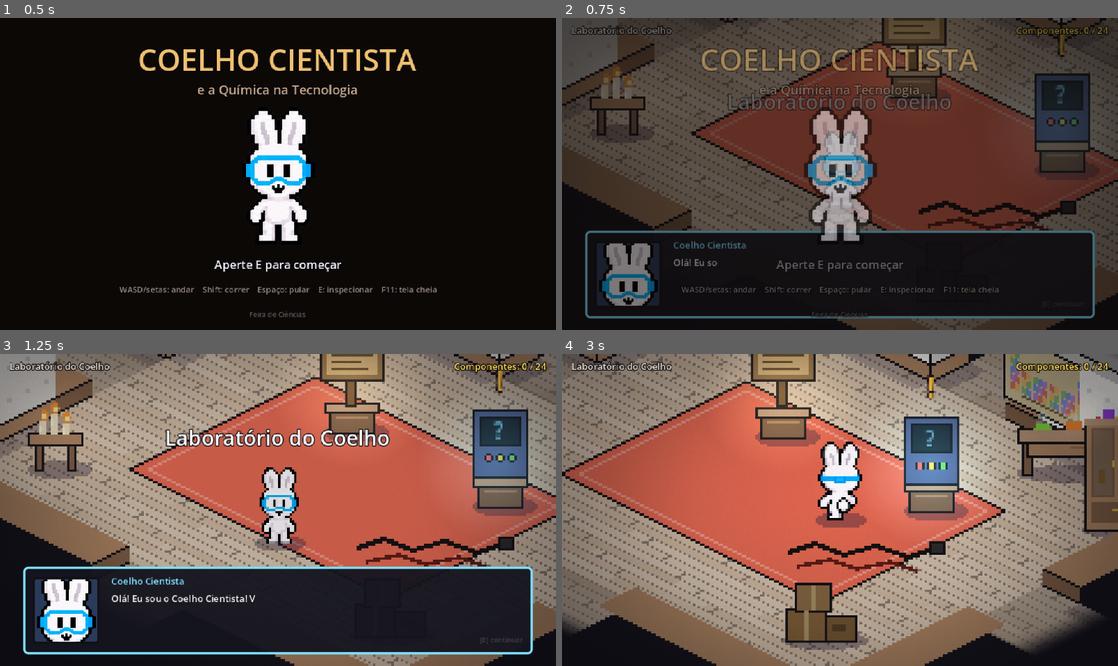
Above: before the commit, frames 1-4 (two rows, left to right).
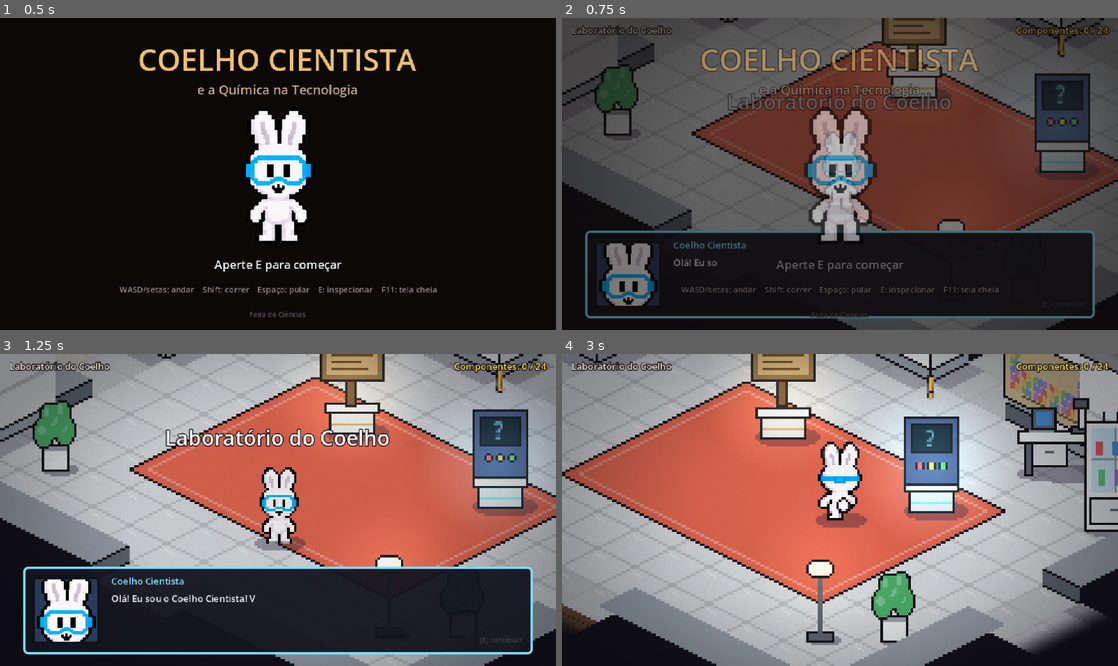
Above: after the commit, the same moments.

Repository: mgprimeatrain/sereia-verdinha
Game: Godot game, scene res://main.tscn
Same seed, same stepped clock (60 frames per second), same inputs: the game is played once before the commit and once after it.
Inputs:
- Up to frame 1 (0.5 s): no input
- Up to frame 2 (0.75 s): tap E (interagir) at 0.5 s; hold D (direita) from 0.53 s (still down); hold Shift (correr) from 0.53 s (still down)
- Up to frame 3 (1.25 s): keep holding D (direita); keep holding Shift (correr); tap Space (pular) at 0.77 s
- Up to frame 4 (3 s): tap Space (pular) at 1.25, 1.52 s; release D (direita) at 1.28 s; release Shift (correr) at 1.28 s; hold S (baixo) 1.28-2.03 s; tap E (interagir) at 1.35 s; tap Enter at 2, 2.1 s; hold D (direita) 2.03-2.78 s; hold W (cima) from 2.78 s (still down); tap Keypad Enter at 2.85 s

Frame 1 is identical in both runs. In frame 2, 19% of the frame differs, in the area x 0-100%, y 0-100%; in frame 3, 38%; in frame 4, 60%.

Commit message:
Museu antigo e sombrio, resto do prédio moderno
- Museu: chão de madeira, papel de parede escuro, velas e bem escuro
- Outras salas: piso de azulejo claro, paredes lisas, pedestais brancos
- Móveis modernos: estante de metal, bancada branca com microscópio,
  armário de vidro, luminária, plantas, rack de servidor, lousa branca,
  telas na parede, janelas grandes e lixeiras de reciclagem

Co-Authored-By: Claude Opus 5.5 <noreply@anthropic.com>
Claude-Session: https://claude.ai/code/session_015bSENdJaF3JsvtFufaw19b

Diff:
--- a/jogo-feira/scripts/dados.gd
+++ b/jogo-feira/scripts/dados.gd
@@ -1,6 +1,10 @@
 class_name Dados
 extends RefCounted
 ## Todo o conteúdo do jogo fica aqui: o mapa, as salas e os componentes.
+##
+## Salas com "antigo": true têm chão de madeira, papel de parede e móveis antigos
+## (o Museu); as outras são modernas, com piso claro. "escuro" (0 a 1) diz o quanto
+## a sala fica no escuro (só as luzes iluminam).
 ##
 ## O mapa é uma grade de células (cada célula é um quadradinho do chão).
 ## As posições abaixo são em células: Vector2i(coluna, linha).
@@ -18,37 +22,38 @@
 	"laboratorio": {
 		"fala": "Olá! Eu sou o Coelho Cientista! Vamos descobrir de que são feitos os celulares e computadores que a gente usa todo dia. Visite as salas, inspecione os objetos com E e, no fim, faça o quiz no terminal aqui do laboratório!",
 		"nome": "Laboratório do Coelho", "area": Rect2i(14, 14, 12, 10),
-		"papel": Color("f2efe9"), "madeira": Color("cdb8a2"), "tapete": Color("e0664f"),
+		"papel": Color("eef0f2"), "madeira": Color("d6d9dd"), "tapete": Color("e0664f"),
 	},
 	"energia": {
 		"fala": "Aqui é a sala da energia! O lítio trocou as baterias grandes e pesadas por baterias leves e que duram muito.",
 		"nome": "Sala da Energia", "area": Rect2i(2, 14, 10, 10),
-		"papel": Color("f4ecc8"), "madeira": Color("c8b49e"), "tapete": Color("f0a830"),
+		"papel": Color("f6f0dc"), "madeira": Color("d8d6cf"), "tapete": Color("f0a830"),
 	},
 	"telas": {
 		"fala": "Materiais especiais deixaram as telas melhores, mais finas e muito mais resistentes. Vamos ver como elas funcionam!",
 		"nome": "Sala das Telas", "area": Rect2i(28, 14, 10, 10),
-		"papel": Color("e4def2"), "madeira": Color("c4b4a6"), "tapete": Color("9c6fd6"),
+		"papel": Color("ebe6f4"), "madeira": Color("d6d4dc"), "tapete": Color("9c6fd6"),
 	},
 	"processamento": {
 		"fala": "O silício é o \"cérebro\" dos chips: ele substituiu peças lentas e deixou os aparelhos rápidos e pequenos!",
 		"nome": "Sala do Processamento", "area": Rect2i(15, 2, 10, 10),
-		"papel": Color("d8f0e2"), "madeira": Color("c6b8a4"), "tapete": Color("4fbf7f"),
+		"papel": Color("e2f2e8"), "madeira": Color("d2d8d4"), "tapete": Color("4fbf7f"),
 	},
 	"museu": {
 		"fala": "No começo, os aparelhos usavam muito ferro, vidro grosso e plástico comum. Eram pesados, grandes e lentos! Olha só como era antigamente.",
 		"nome": "Museu da Tecnologia", "area": Rect2i(12, 26, 16, 8),
-		"papel": Color("f2dcd4"), "madeira": Color("bca690"), "tapete": Color("c8463c"),
+		"papel": Color("5a2a24"), "madeira": Color("6a4428"), "tapete": Color("6a1a18"),
+		"antigo": true, "escuro": 0.72,
 	},
 	"materiais": {
 		"nome": "Sala dos Materiais", "area": Rect2i(27, 2, 10, 10),
 		"fala": "A química transforma matérias-primas em peças de tecnologia. Cada material desta sala resolveu um problema dos aparelhos antigos!",
-		"papel": Color("f2e4d8"), "madeira": Color("c4b4a0"), "tapete": Color("d08a3a"),
+		"papel": Color("f4ebe4"), "madeira": Color("dcd6d0"), "tapete": Color("d08a3a"),
 	},
 	"lixo": {
 		"fala": "Fabricar um aparelho começa com a extração de minerais, e isso pode prejudicar a natureza. Por isso a reciclagem é tão importante: ela recupera os materiais para usar de novo!",
 		"nome": "Ferro-Velho Eletrônico", "area": Rect2i(29, 26, 10, 8),
-		"papel": Color("dcdcd8"), "madeira": Color("b0aca4"), "tapete": Color(0, 0, 0, 0),
+		"papel": Color("e4e6e0"), "madeira": Color("c4c6c0"), "tapete": Color(0, 0, 0, 0),
 	},
 }
 
@@ -75,38 +80,41 @@
 	["pilha_volta", Vector2i(14, 28)], ["valvula", Vector2i(17, 31)], ["tv_tubo", Vector2i(23, 31)], ["disquete", Vector2i(26, 28)],
 ]
 
-## Decoração. No chão: estante, bancada, armario, caixas, mesa_vela, lampiao,
-## cabos, barril, sucata. Na parede (use a célula da parede): quadro, janela, tabela.
+## Decoração.
+## Antigos (Museu): estante, bancada, armario, mesa_vela, lampiao; na parede: quadro, janela.
+## Modernos: estante_metal, bancada_moderna, armario_branco, luminaria, planta,
+## servidor, lixeiras; na parede: lousa, tela_parede, janela_moderna.
+## Em qualquer sala: caixas, cabos, barril, sucata; na parede: tabela.
 const MOVEIS := [
 	# laboratório
-	["estante", Vector2i(14, 14)], ["bancada", Vector2i(23, 14)], ["armario", Vector2i(25, 15)],
-	["mesa_vela", Vector2i(15, 22)], ["caixas", Vector2i(24, 22)], ["cabos", Vector2i(22, 19)],
-	["quadro", Vector2i(16, 13)], ["tabela", Vector2i(22, 13)], ["janela", Vector2i(13, 16)],
+	["estante_metal", Vector2i(14, 14)], ["bancada_moderna", Vector2i(23, 14)], ["armario_branco", Vector2i(25, 15)],
+	["planta", Vector2i(15, 22)], ["luminaria", Vector2i(24, 22)], ["planta", Vector2i(25, 21)],
+	["lousa", Vector2i(16, 13)], ["tabela", Vector2i(22, 13)], ["janela_moderna", Vector2i(13, 16)],
 	# energia
-	["estante", Vector2i(2, 14)], ["bancada", Vector2i(6, 14)], ["lampiao", Vector2i(10, 14)],
-	["mesa_vela", Vector2i(3, 22)], ["caixas", Vector2i(10, 22)], ["cabos", Vector2i(6, 18)],
-	["janela", Vector2i(4, 13)], ["tabela", Vector2i(8, 13)], ["quadro", Vector2i(1, 19)],
+	["estante_metal", Vector2i(2, 14)], ["bancada_moderna", Vector2i(6, 14)], ["luminaria", Vector2i(10, 14)],
+	["planta", Vector2i(3, 22)], ["caixas", Vector2i(10, 22)], ["cabos", Vector2i(6, 18)],
+	["janela_moderna", Vector2i(4, 13)], ["tabela", Vector2i(8, 13)], ["tela_parede", Vector2i(1, 19)],
 	# telas
-	["estante", Vector2i(28, 14)], ["armario", Vector2i(33, 14)], ["bancada", Vector2i(36, 14)],
-	["caixas", Vector2i(37, 22)], ["lampiao", Vector2i(36, 20)], ["cabos", Vector2i(34, 19)],
-	["quadro", Vector2i(30, 13)], ["janela", Vector2i(27, 16)],
+	["estante_metal", Vector2i(28, 14)], ["armario_branco", Vector2i(33, 14)], ["bancada_moderna", Vector2i(36, 14)],
+	["caixas", Vector2i(37, 22)], ["luminaria", Vector2i(36, 20)], ["planta", Vector2i(28, 22)],
+	["tela_parede", Vector2i(30, 13)], ["janela_moderna", Vector2i(27, 16)],
 	# processamento
-	["bancada", Vector2i(16, 2)], ["estante", Vector2i(20, 2)], ["bancada", Vector2i(23, 2)],
-	["caixas", Vector2i(23, 10)], ["mesa_vela", Vector2i(15, 10)], ["cabos", Vector2i(21, 8)],
-	["tabela", Vector2i(18, 1)], ["quadro", Vector2i(22, 1)], ["janela", Vector2i(14, 6)],
+	["bancada_moderna", Vector2i(16, 2)], ["servidor", Vector2i(20, 2)], ["servidor", Vector2i(21, 2)], ["bancada_moderna", Vector2i(23, 2)],
+	["caixas", Vector2i(23, 10)], ["planta", Vector2i(15, 10)], ["cabos", Vector2i(21, 8)],
+	["tabela", Vector2i(18, 1)], ["tela_parede", Vector2i(22, 1)], ["janela_moderna", Vector2i(14, 6)],
 	# museu
 	["estante", Vector2i(12, 26)], ["armario", Vector2i(16, 26)], ["armario", Vector2i(23, 26)],
 	["estante", Vector2i(27, 26)], ["mesa_vela", Vector2i(20, 30)], ["lampiao", Vector2i(12, 32)],
-	["caixas", Vector2i(27, 32)], ["quadro", Vector2i(14, 25)], ["janela", Vector2i(24, 25)],
+	["mesa_vela", Vector2i(27, 32)], ["mesa_vela", Vector2i(12, 29)], ["quadro", Vector2i(14, 25)], ["janela", Vector2i(24, 25)],
 	["tabela", Vector2i(11, 29)],
 	# materiais
-	["estante", Vector2i(27, 2)], ["bancada", Vector2i(31, 2)], ["armario", Vector2i(36, 3)],
-	["mesa_vela", Vector2i(36, 10)], ["caixas", Vector2i(28, 11)], ["cabos", Vector2i(31, 10)],
-	["tabela", Vector2i(29, 1)], ["quadro", Vector2i(34, 1)],
+	["estante_metal", Vector2i(27, 2)], ["bancada_moderna", Vector2i(31, 2)], ["armario_branco", Vector2i(36, 3)],
+	["planta", Vector2i(36, 10)], ["caixas", Vector2i(28, 11)], ["luminaria", Vector2i(31, 11)],
+	["tabela", Vector2i(29, 1)], ["lousa", Vector2i(34, 1)],
 	# lixo eletrônico
-	["barril", Vector2i(29, 26)], ["sucata", Vector2i(35, 26)], ["lampiao", Vector2i(31, 26)],
+	["barril", Vector2i(29, 26)], ["sucata", Vector2i(35, 26)], ["luminaria", Vector2i(31, 26)], ["lixeiras", Vector2i(29, 30)],
 	["sucata", Vector2i(38, 30)], ["barril", Vector2i(38, 33)], ["barril", Vector2i(37, 33)],
-	["caixas", Vector2i(29, 32)], ["cabos", Vector2i(34, 29)], ["janela", Vector2i(37, 25)],
+	["caixas", Vector2i(29, 32)], ["cabos", Vector2i(34, 29)], ["janela_moderna", Vector2i(37, 25)],
 ]
 
 ## "forma" escolhe o desenho provisório (veja desenhos.gd).
--- a/jogo-feira/scripts/desenhos.gd
+++ b/jogo-feira/scripts/desenhos.gd
@@ -484,6 +484,7 @@
 	match tipo:
 		"mesa_vela": return Vector3(-20, 75, 0.95)
 		"lampiao": return Vector3(-18, 70, 0.9)
+		"luminaria": return Vector3(-30, 60, 0.5)
 		"bancada": return Vector3(-24, 32, 0.35)
 	return Vector3.ZERO
 
@@ -508,6 +509,16 @@
 		"quadro": _quadro(ci)
 		"janela": _janela(ci)
 		"tabela": _tabela(ci)
+		"estante_metal": _estante_metal(ci)
+		"bancada_moderna": _bancada_moderna(ci, t)
+		"armario_branco": _armario_branco(ci)
+		"luminaria": _luminaria(ci)
+		"planta": _planta(ci)
+		"servidor": _servidor(ci, t)
+		"lixeiras": _lixeiras(ci)
+		"lousa": _lousa(ci)
+		"tela_parede": _tela_parede(ci, t)
+		"janela_moderna": _janela_moderna(ci)
 
 
 static func _estante(ci: CanvasItem) -> void:
@@ -682,3 +693,142 @@
 				continue
 			ci.draw_rect(Rect2(-22 + col * 2.4, -31 + lin * 3.5, 2, 3), cores[(col + lin) % cores.size()])
 	ci.draw_rect(Rect2(-17, -10, 26, 1), Color("6a5a3a"))
+
+
+# ---------------------------------------------------------------- móveis modernos
+
+const BRANCO := Color("eef1f4")
+const METAL := Color("9aa2ac")
+const METAL_ESCURO := Color("5e6670")
+
+
+static func _estante_metal(ci: CanvasItem) -> void:
+	elipse(ci, Vector2(2, 0), 22, 4, SOMBRA)
+	caixa(ci, Rect2(-18, -50, 2, 50), METAL)
+	caixa(ci, Rect2(16, -50, 2, 50), METAL)
+	var cores := [Color("4a90d9"), Color("f0a830"), Color("5ac87a"), Color("e05a5a"), BRANCO, Color("9c6fd6")]
+	for prateleira in 3:
+		var y := -48 + prateleira * 16
+		caixa(ci, Rect2(-16, y + 13, 32, 2), METAL)
+		# caixas organizadoras coloridas
+		caixa(ci, Rect2(-14, y + 4, 12, 9), cores[(prateleira * 2) % cores.size()])
+		caixa(ci, Rect2(1, y + 6, 13, 7), cores[(prateleira * 2 + 1) % cores.size()])
+		ci.draw_rect(Rect2(-10, y + 7, 4, 1), Color(1, 1, 1, 0.6))
+		ci.draw_rect(Rect2(5, y + 8, 5, 1), Color(1, 1, 1, 0.6))
+
+
+static func _bancada_moderna(ci: CanvasItem, t: float) -> void:
+	elipse(ci, Vector2(2, 0), 30, 4, SOMBRA)
+	caixa(ci, Rect2(-23, -14, 2, 14), METAL_ESCURO)
+	caixa(ci, Rect2(21, -14, 2, 14), METAL_ESCURO)
+	caixa(ci, Rect2(-20, -14, 14, 10), BRANCO.darkened(0.08))
+	ci.draw_rect(Rect2(-15, -10, 4, 1), METAL_ESCURO)
+	caixa(ci, Rect2(-26, -18, 52, 4), BRANCO)
+	# notebook
+	ci.draw_colored_polygon(PackedVector2Array([Vector2(-22, -18), Vector2(-10, -18), Vector2(-12, -20), Vector2(-20, -20)]), METAL)
+	caixa(ci, Rect2(-20, -28, 9, 8), METAL_ESCURO)
+	ci.draw_rect(Rect2(-19, -27, 7, 6), Color("4a90d9"))
+	# microscópio
+	caixa(ci, Rect2(-3, -20, 7, 2), METAL_ESCURO)
+	caixa(ci, Rect2(0, -30, 2, 10), BRANCO)
+	caixa(ci, Rect2(-2, -32, 5, 3), METAL_ESCURO)
+	# béquer com líquido verde borbulhando
+	ci.draw_rect(Rect2(10, -27, 7, 9), Color(0.85, 0.95, 1.0, 0.5))
+	ci.draw_rect(Rect2(10, -23, 7, 5), Color("5ac87a"))
+	ci.draw_rect(Rect2(10, -27, 1, 9), CONTORNO)
+	ci.draw_rect(Rect2(16, -27, 1, 9), CONTORNO)
+	var b := fmod(t * 5.0, 5.0)
+	elipse(ci, Vector2(13, -23 - b), 0.7, 0.7, Color(0.9, 1, 0.9, 1.0 - b / 5.0))
+
+
+static func _armario_branco(ci: CanvasItem) -> void:
+	elipse(ci, Vector2(2, 0), 16, 4, SOMBRA)
+	caixa(ci, Rect2(-13, -46, 26, 46), BRANCO)
+	ci.draw_rect(Rect2(-11, -44, 10, 28), Color(0.7, 0.85, 0.95, 0.6))
+	ci.draw_rect(Rect2(1, -44, 10, 28), Color(0.7, 0.85, 0.95, 0.6))
+	ci.draw_line(Vector2(0, -44), Vector2(0, -16), METAL)
+	for i in 3:
+		ci.draw_rect(Rect2(-9 + i * 7, -38, 3, 6), [Color("e05a5a"), Color("4a90d9"), Color("f0a830")][i])
+		ci.draw_rect(Rect2(-8 + i * 7, -26, 3, 7), [Color("5ac87a"), Color("9c6fd6"), BRANCO][i])
+	ci.draw_line(Vector2(-11, -30), Vector2(11, -30), METAL)
+	caixa(ci, Rect2(-11, -13, 22, 10), BRANCO.darkened(0.06))
+	ci.draw_rect(Rect2(-3, -9, 6, 1), METAL_ESCURO)
+
+
+static func _luminaria(ci: CanvasItem) -> void:
+	elipse(ci, Vector2(2, 0), 7, 2.5, SOMBRA)
+	caixa(ci, Rect2(-5, -3, 10, 3), METAL_ESCURO)
+	ci.draw_rect(Rect2(-0.5, -28, 1.5, 25), METAL_ESCURO)
+	elipse(ci, Vector2(0, -31), 6.5, 4.5, CONTORNO)
+	elipse(ci, Vector2(0, -31), 5.5, 3.5, Color("fff6e0"))
+	elipse(ci, Vector2(-1, -32), 2.5, 1.5, Color.WHITE)
+
+
+static func _planta(ci: CanvasItem) -> void:
+	elipse(ci, Vector2(2, 0), 8, 3, SOMBRA)
+	caixa(ci, Rect2(-5, -10, 10, 10), BRANCO)
+	ci.draw_rect(Rect2(-5, -10, 10, 2), METAL)
+	var folha := Color("4caf6a")
+	for f in [[Vector2(-5, -16), 4.0, 6.0], [Vector2(4, -17), 4.0, 6.0], [Vector2(0, -21), 4.5, 7.0], [Vector2(-3, -24), 3.0, 4.5], [Vector2(3, -25), 3.0, 4.5]]:
+		elipse(ci, f[0], f[1] + 1, f[2] + 1, CONTORNO)
+	for f in [[Vector2(-5, -16), 4.0, 6.0], [Vector2(4, -17), 4.0, 6.0], [Vector2(0, -21), 4.5, 7.0], [Vector2(-3, -24), 3.0, 4.5], [Vector2(3, -25), 3.0, 4.5]]:
+		elipse(ci, f[0], f[1], f[2], folha)
+		elipse(ci, f[0] + Vector2(-1, -1), f[1] * 0.4, f[2] * 0.4, folha.lightened(0.25))
+
+
+static func _servidor(ci: CanvasItem, t: float) -> void:
+	elipse(ci, Vector2(2, 0), 12, 4, SOMBRA)
+	caixa(ci, Rect2(-9, -46, 18, 46), Color("2a2e36"))
+	for i in 8:
+		var y := -43 + i * 5
+		ci.draw_rect(Rect2(-7, y, 14, 4), Color("3a404a"))
+		var pisca := fmod(t * (2.0 + i * 0.7) + i, 2.0) < 1.2
+		ci.draw_rect(Rect2(3, y + 1, 1, 1), Color("5aff8a") if pisca else Color("2a5a3a"))
+		ci.draw_rect(Rect2(5, y + 1, 1, 1), Color("4ad0ff") if (i + int(t * 3.0)) % 3 == 0 else Color("2a3a5a"))
+		ci.draw_rect(Rect2(-6, y + 1, 6, 1), Color("1e2228"))
+
+
+static func _lixeiras(ci: CanvasItem) -> void:
+	elipse(ci, Vector2(2, 0), 26, 4, SOMBRA)
+	# cores da reciclagem: azul papel, vermelho plástico, verde vidro, amarelo metal
+	var cores := [Color("3a7ad9"), Color("e04a3a"), Color("3aa85a"), Color("f0c030")]
+	for i in 4:
+		var x := -22 + i * 11
+		caixa(ci, Rect2(x, -16, 10, 16), cores[i])
+		caixa(ci, Rect2(x - 1, -18, 12, 3), cores[i].darkened(0.2))
+		ci.draw_rect(Rect2(x + 3, -11, 4, 4), Color(1, 1, 1, 0.7))
+
+
+static func _lousa(ci: CanvasItem) -> void:
+	caixa(ci, Rect2(-24, -34, 48, 28), METAL)
+	ci.draw_rect(Rect2(-22, -32, 44, 24), Color("fafcff"))
+	var fonte := ThemeDB.fallback_font
+	ci.draw_string(fonte, Vector2(-20, -23), "Si", HORIZONTAL_ALIGNMENT_LEFT, -1, 7, Color("2a6ad9"))
+	ci.draw_string(fonte, Vector2(-8, -23), "Cu", HORIZONTAL_ALIGNMENT_LEFT, -1, 7, Color("d9602a"))
+	ci.draw_string(fonte, Vector2(5, -23), "Li", HORIZONTAL_ALIGNMENT_LEFT, -1, 7, Color("2aa85a"))
+	ci.draw_line(Vector2(-20, -16), Vector2(-4, -16), Color("2a2a30"))
+	ci.draw_line(Vector2(-7, -18), Vector2(-4, -16), Color("2a2a30"))
+	ci.draw_rect(Rect2(2, -18, 14, 5), Color(0.95, 0.75, 0.2, 0.8))
+	ci.draw_rect(Rect2(-22, -8, 44, 2), METAL_ESCURO)
+
+
+static func _tela_parede(ci: CanvasItem, t: float) -> void:
+	caixa(ci, Rect2(-22, -34, 44, 26), Color("1e2228"))
+	ci.draw_rect(Rect2(-20, -32, 40, 22), Color("16304a"))
+	# gráfico subindo
+	var pts := PackedVector2Array()
+	for i in 9:
+		pts.append(Vector2(-18 + i * 4.5, -14 - i * 1.6 - sin(t * 2.0 + i) * 1.5))
+	ci.draw_polyline(pts, Color("5aff8a"), 1.0)
+	for i in 4:
+		ci.draw_rect(Rect2(-18 + i * 5, -30, 3, 2), Color("4ad0ff"))
+
+
+static func _janela_moderna(ci: CanvasItem) -> void:
+	caixa(ci, Rect2(-18, -42, 36, 36), METAL)
+	ci.draw_rect(Rect2(-16, -40, 32, 32), Color("a8d8f0"))
+	ci.draw_rect(Rect2(-16, -16, 32, 8), Color("8ac08a"))
+	elipse(ci, Vector2(8, -32), 4, 4, Color("fff4c0"))
+	ci.draw_rect(Rect2(-1, -40, 2, 32), METAL)
+	ci.draw_line(Vector2(-13, -37), Vector2(-6, -30), Color(1, 1, 1, 0.6))
+	ci.draw_rect(Rect2(-20, -7, 40, 2), BRANCO)
--- a/jogo-feira/scripts/escuridao.gd
+++ b/jogo-feira/scripts/escuridao.gd
@@ -57,8 +57,11 @@
 
 
 ## Só a sala atual fica visível (área em pixels da grade reta do mapa).
-func definir_sala(area: Rect2) -> void:
+## "nivel" é o quanto ela fica no escuro (o Museu é bem escuro, o resto é claro).
+func definir_sala(area: Rect2, nivel := 0.12) -> void:
 	_material.set_shader_parameter("sala", Vector4(area.position.x, area.position.y, area.end.x, area.end.y))
+	_material.set_shader_parameter("escuridao", nivel)
+	_material.set_shader_parameter("tom", Color(0.06, 0.03, 0.02) if nivel > 0.4 else Color(0.08, 0.08, 0.1))
 
 
 ## Adiciona uma luz parada (posição, raio, força).
--- a/jogo-feira/scripts/main.gd
+++ b/jogo-feira/scripts/main.gd
@@ -179,7 +179,7 @@
 	# a sala atual (com as paredes do fundo) fica visível; o resto some no escuro
 	var area: Rect2i = Dados.SALAS[id]["area"]
 	var r := Rect2(Vector2(area.position - Vector2i(3, 3)), Vector2(area.size + Vector2i(4, 4)))
-	mapa.escuridao.definir_sala(Rect2(r.position * Mapa.CELULA, r.size * Mapa.CELULA))
+	mapa.escuridao.definir_sala(Rect2(r.position * Mapa.CELULA, r.size * Mapa.CELULA), Dados.SALAS[id].get("escuro", 0.08))
 	mapa.mostrar_sala(id)
 
 
--- a/jogo-feira/scripts/mapa.gd
+++ b/jogo-feira/scripts/mapa.gd
@@ -59,6 +59,7 @@
 		objeto.logico = centro(item[1])
 		objeto.position = iso(objeto.logico)
 		objeto.sala = chao[item[1]]
+		objeto.antigo = Dados.SALAS[objeto.sala].get("antigo", false)
 		add_child(objeto)
 		objetos.append(objeto)
 		por_sala.append([objeto, objeto.sala])
@@ -126,6 +127,7 @@
 			if dona == "":
 				dona = _sala_vizinha(c)
 			parede.papel = Dados.SALAS[dona]["papel"]
+			parede.antiga = Dados.SALAS[dona].get("antigo", false)
 			por_sala.append([parede, dona])
 			parede.position = iso(centro(c))
 			add_child(parede)
@@ -176,9 +178,20 @@
 func _desenhar_piso() -> void:
 	for c: Vector2i in chao:
 		var id: String = chao[c]
-		var madeira: Color = Dados.SALAS[id if id != "" else "laboratorio"]["madeira"]
+		var dados_sala: Dictionary = Dados.SALAS[id if id != "" else _sala_vizinha(c)]
+		var madeira: Color = dados_sala["madeira"]
 		var x0 := c.x * CELULA
 		var y0 := c.y * CELULA
+		if not dados_sala.get("antigo", false):
+			# piso moderno: azulejos grandes e lisos, com rejunte fininho
+			var piso := madeira.lightened(0.04) if (c.x + c.y) % 2 == 0 else madeira
+			if id == "":
+				piso = piso.darkened(0.08)
+			_quad(Vector2(x0, y0), Vector2(x0 + CELULA, y0), Vector2(x0 + CELULA, y0 + CELULA), Vector2(x0, y0 + CELULA), piso)
+			piso_linha(Vector2(x0, y0), Vector2(x0 + CELULA, y0), madeira.darkened(0.12))
+			piso_linha(Vector2(x0, y0), Vector2(x0, y0 + CELULA), madeira.darkened(0.12))
+			piso_linha(Vector2(x0 + 2, y0 + 3), Vector2(x0 + 6, y0 + 3), Color(1, 1, 1, 0.35))
+			continue
 		# 4 tábuas por célula, que continuam pelas células vizinhas
 		for i in 4:
 			var ty := y0 + i * 4.0
@@ -218,6 +231,10 @@
 		_contorno(r.grow(-4), tapete.lightened(0.3))
 
 
+func piso_linha(a: Vector2, b: Vector2, cor: Color) -> void:
+	piso.draw_line(iso(a), iso(b), cor)
+
+
 func _ruido(a: int, b: int) -> float:
 	return fmod(absf(sin(a * 12.9898 + b * 78.233) * 43758.5453), 1.0)
 
--- a/jogo-feira/scripts/movel.gd
+++ b/jogo-feira/scripts/movel.gd
@@ -3,7 +3,7 @@
 ## Um móvel de decoração (estante, bancada, velas...). O ponto (0, 0) fica na base.
 ## Quadros, janelas e tabelas ficam dentro de uma Parede, inclinados junto com ela.
 
-const ANIMADOS := ["mesa_vela", "lampiao", "bancada", "barril"]
+const ANIMADOS := ["mesa_vela", "lampiao", "bancada", "barril", "bancada_moderna", "servidor", "tela_parede"]
 
 var tipo := ""
 var tempo := 0.0
--- a/jogo-feira/scripts/objeto.gd
+++ b/jogo-feira/scripts/objeto.gd
@@ -13,6 +13,7 @@
 var tempo := 0.0
 var marcador: Node2D
 var sala := ""
+var antigo := false  # no museu o pedestal é de madeira; nas outras salas, branco
 
 
 func configurar(id_objeto: String) -> void:
@@ -44,10 +45,16 @@
 
 func _draw() -> void:
 	Desenhos.elipse(self, Vector2(2, 0), 14, 4.5, Desenhos.SOMBRA)
-	# pedestal de madeira
-	Desenhos.caixa(self, Rect2(-9, -9, 18, 9), Desenhos.MADEIRA_ESCURA)
-	draw_rect(Rect2(-7, -7, 14, 1), Desenhos.MADEIRA)
-	Desenhos.caixa(self, Rect2(-11, -12, 22, 3), Desenhos.MADEIRA.lightened(0.15))
+	if antigo:
+		# pedestal de madeira
+		Desenhos.caixa(self, Rect2(-9, -9, 18, 9), Desenhos.MADEIRA_ESCURA)
+		draw_rect(Rect2(-7, -7, 14, 1), Desenhos.MADEIRA)
+		Desenhos.caixa(self, Rect2(-11, -12, 22, 3), Desenhos.MADEIRA.lightened(0.15))
+	else:
+		# pedestal moderno, branco com faixa colorida
+		Desenhos.caixa(self, Rect2(-9, -9, 18, 9), Desenhos.BRANCO.darkened(0.08))
+		draw_rect(Rect2(-9, -4, 18, 1), cor)
+		Desenhos.caixa(self, Rect2(-11, -12, 22, 3), Desenhos.BRANCO)
 
 	var y := -27.0 + sin(tempo * 2.0) * 1.5
 	if destacado:
--- a/jogo-feira/scripts/parede.gd
+++ b/jogo-feira/scripts/parede.gd
@@ -13,6 +13,7 @@
 var face_sul := true
 var face_leste := true
 var papel := Color("3a2a1e")
+var antiga := false  # museu: papel de parede e rodapé de madeira; senão, parede lisa moderna
 
 
 func _ready() -> void:
@@ -40,7 +41,7 @@
 		_face(d, c, h, papel)
 	if face_leste:
 		_face(c, b, h, papel.darkened(0.12))
-	var topo := papel.darkened(0.35) if alta else Desenhos.MADEIRA
+	var topo := papel.darkened(0.35) if alta else (Desenhos.MADEIRA if antiga else Desenhos.METAL)
 	draw_colored_polygon(PackedVector2Array([a + h, b + h, c + h, d + h]), topo)
 	# contorno preto grosso, como o do coelho
 	if face_sul:
@@ -57,7 +58,15 @@
 func _face(p1: Vector2, p2: Vector2, h: Vector2, cor: Color) -> void:
 	draw_colored_polygon(PackedVector2Array([p1, p2, p2 + h, p1 + h]), cor)
 	if not alta:
-		draw_colored_polygon(PackedVector2Array([p1, p2, p2 + h, p1 + h]), Desenhos.MADEIRA_ESCURA)
+		draw_colored_polygon(PackedVector2Array([p1, p2, p2 + h, p1 + h]), Desenhos.MADEIRA_ESCURA if antiga else Desenhos.METAL_ESCURO)
+		return
+	if not antiga:
+		# parede moderna: lisa, rodapé cinza e uma faixa colorida
+		var rodape_m := Vector2(0, -5)
+		draw_colored_polygon(PackedVector2Array([p1, p2, p2 + rodape_m, p1 + rodape_m]), Desenhos.METAL)
+		draw_line(p1 + rodape_m, p2 + rodape_m, Desenhos.CONTORNO, 1.0)
+		var faixa_m := Vector2(0, -20)
+		draw_colored_polygon(PackedVector2Array([p1 + faixa_m, p2 + faixa_m, p2 + faixa_m + Vector2(0, -2), p1 + faixa_m + Vector2(0, -2)]), cor.darkened(0.15))
 		return
 	# bolinhas do papel de parede
 	for t in [0.25, 0.75]:
Not shown, changed: jogo-feira/LEIA-ME.md
